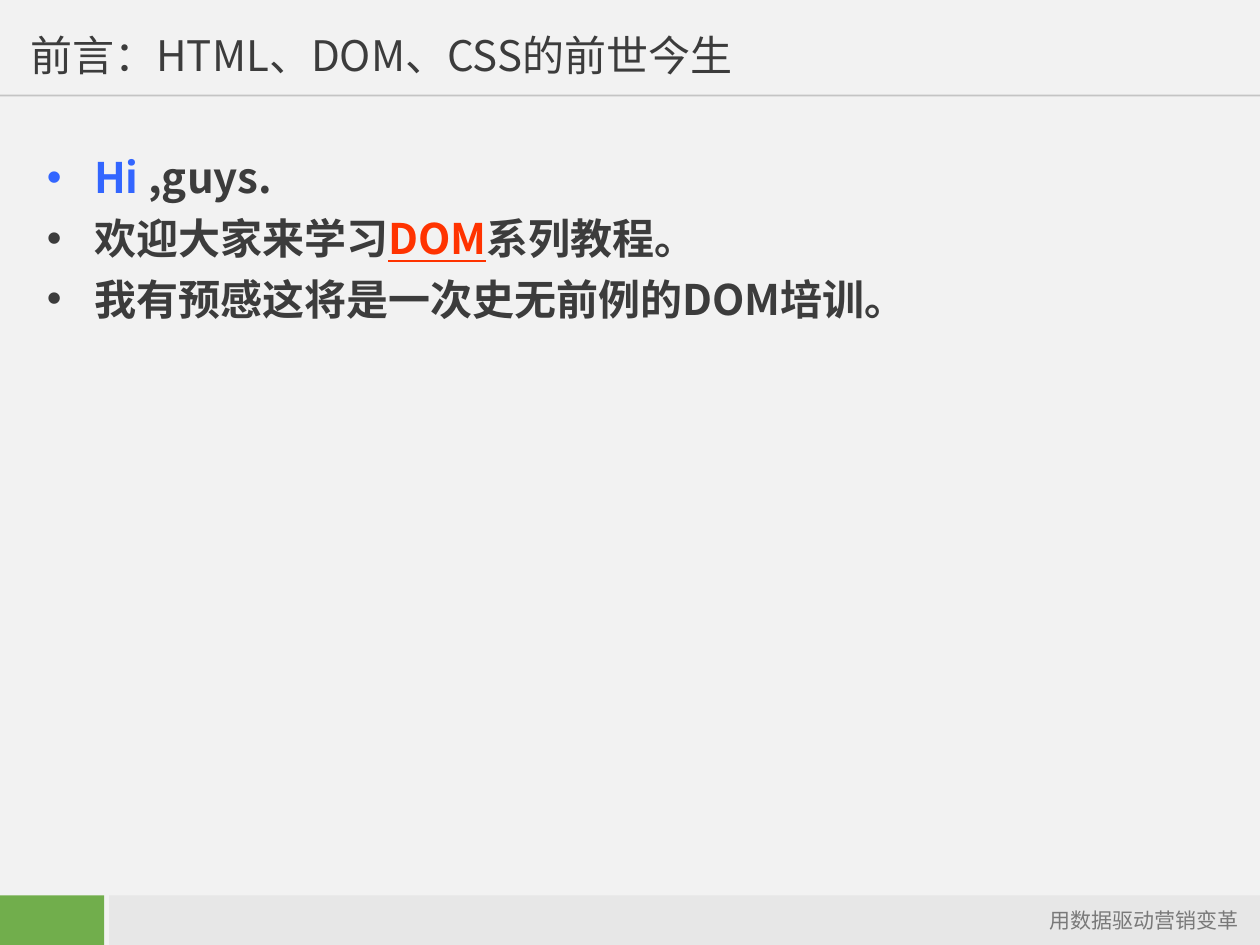
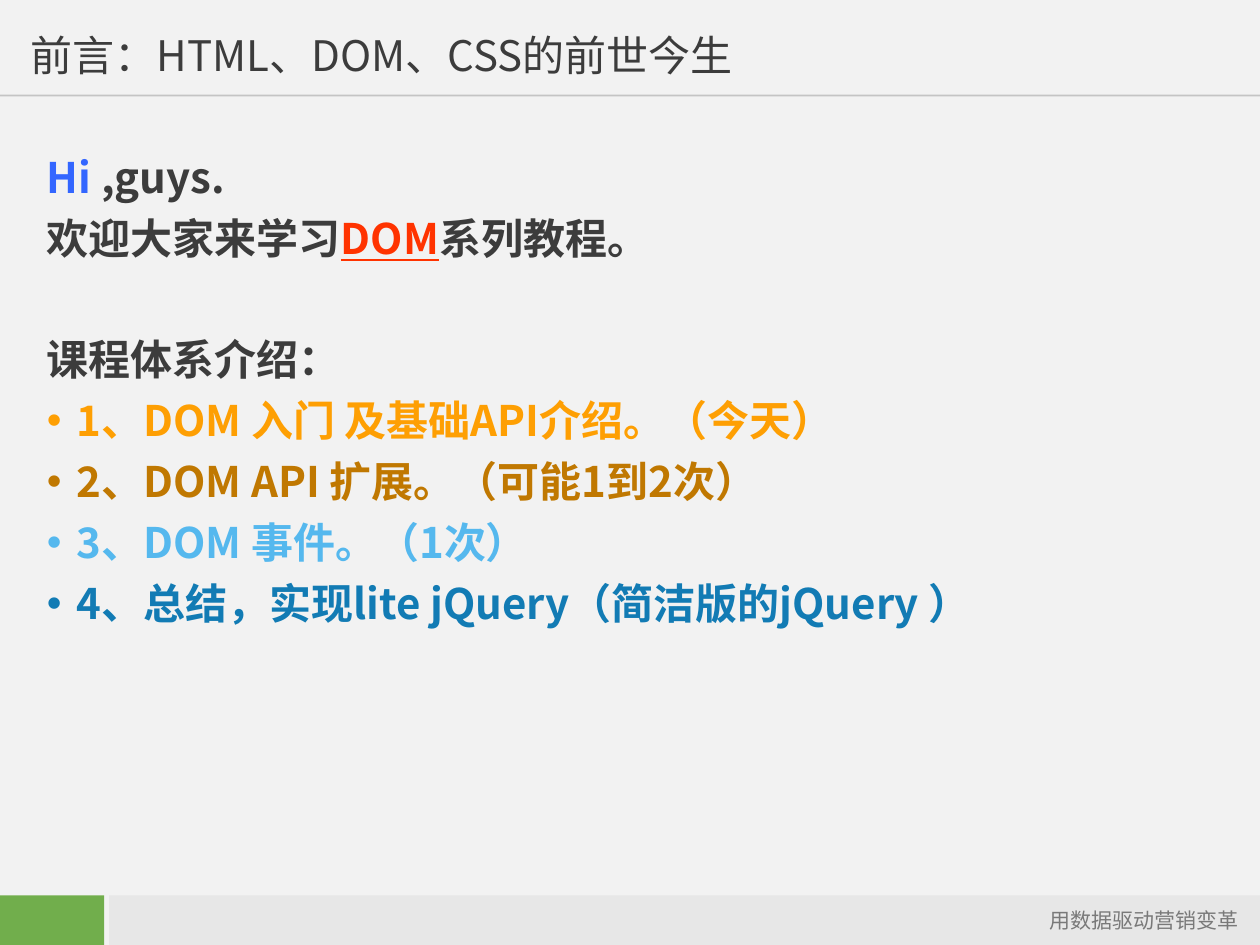
Before and after one commit to starzou/dom-edge, a slide deck: slide 2 of doc/DOM及其应用-入门.ppt. Drawn at 1260x945 pixels with LibreOffice and Linux fonts; fonts in the diff are those of the drawing; background and template pictures are left out. Boxes give left, top, right and bottom in pixels: in the first picture for what was removed or moved away, otherwise in the second. Text is boxed around its words. In the diff, an @@ line names an element or a change of style, - is before the commit and + after.

```diff
--- a/doc/DOM及其应用-入门.ppt
+++ b/doc/DOM及其应用-入门.ppt
@@ text at (x1=47, y1=159, x2=649, y2=261): bullet • to none @@
@@ text at (x1=47, y1=339, x2=919, y2=629): text changed; text colour #3C3C3C to #127BB4 @@
-• 我有预感这将是一次史无前例的DOM培训。
+课程体系介绍：
+• 1、DOM 入门 及基础API介绍。（今天）
+• 2、DOM API 扩展。（可能1到2次）
+• 3、DOM 事件。（1次）
+• 4、总结，实现lite jQuery（简洁版的jQuery ）
```
Also in this commit, not shown: 3 other slides changed, 1 slide added.
